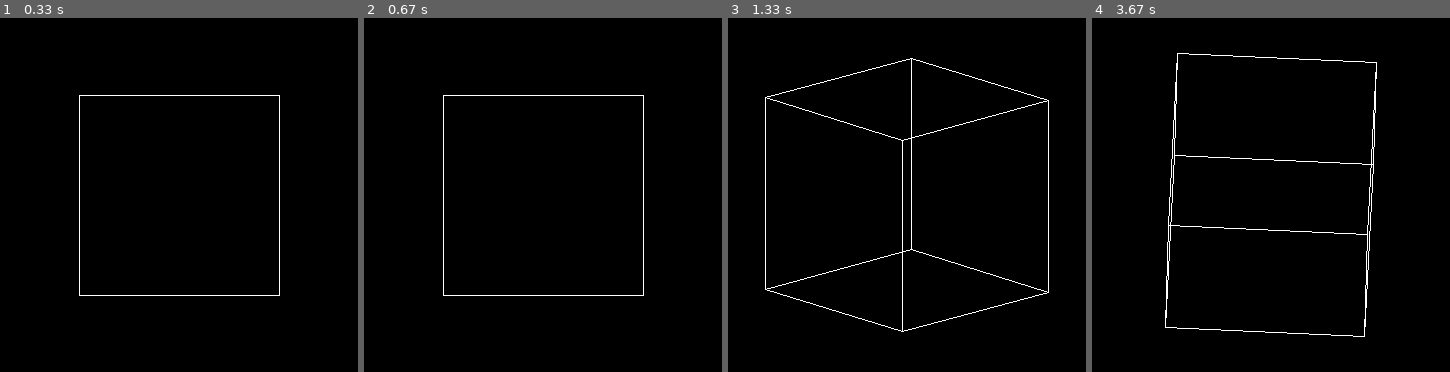
Above: before the commit, frames 1-4 (left to right).
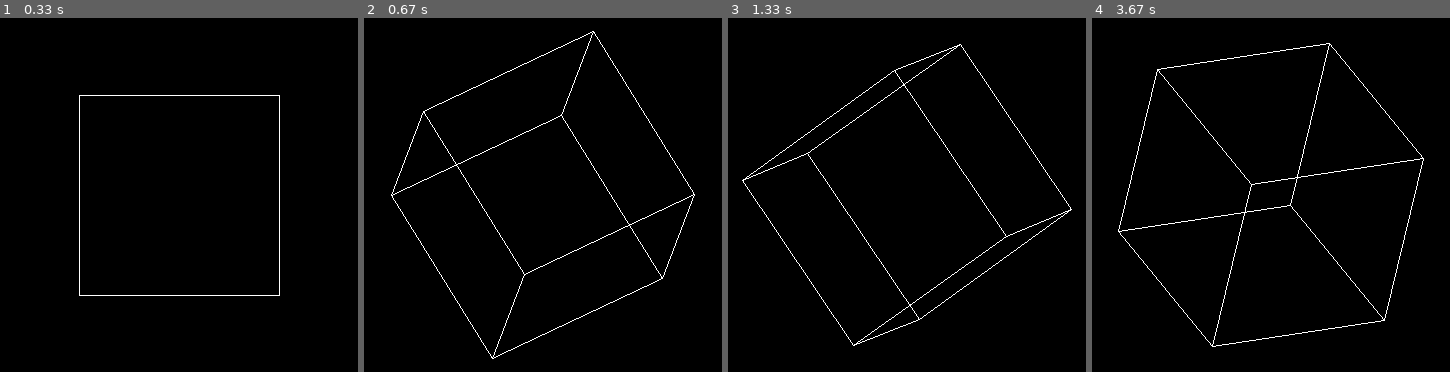
Above: after the commit, the same moments.

Repository: darenliang/pygame3Dtest
Game: pygame game, started from main.py
Two runs of this game, one before a commit and one after it. Both use one fixed random seed, a clock stepped at 60 frames per second and the inputs below.
Inputs (mouse positions are in pixels of both pictures, inside the frame that each line leads up to):
- Up to frame 1 (0.33 s): no input
- Up to frame 2 (0.67 s): press the mouse at (704, 180) at 0.37 s; move the mouse to (625, 205) at 0.47 s; release the mouse at (546, 226) at 0.6 s
- Up to frame 3 (1.33 s): hold Right 0.67-1.13 s; hold Up from 1.17 s (still down)
- Up to frame 4 (3.67 s): release Up at 1.47 s; hold Right 1.5-1.97 s; hold Left 2-2.53 s; hold Down 2.57-2.87 s; hold Left 2.9-3.3 s; hold Up from 3.33 s (still down)

Frame 1 is identical in both runs. In frame 2, 1.9% of the frame differs, in the area x 7-93%, y 3-97%; in frame 3, 2.6%; in frame 4, 2.8%, in the area x 7-93%, y 7-93%.

Commit message:
Support mouse dragging

Diff:
--- a/main.py
+++ b/main.py
@@ -41,18 +41,51 @@
         (config.DISPLAY_LENGTH, config.DISPLAY_LENGTH)
     )
 
+    # Tick clock to limit FPS
     clock = pygame.time.Clock()
 
+    # 3D object to render
     poly = polyhedron.create_cube()
 
+    # State variables
     running = True
+    mouse_dragging = False
+    mouse_x, mouse_y = (0, 0)
+
     while running:
         for event in pygame.event.get():
+
+            # Quit button
             if event.type == pygame.QUIT:
                 running = False
-                break
 
-        # handle key presses
+            # Mouse down
+            elif event.type == pygame.MOUSEBUTTONDOWN and event.button == 1:
+                mouse_dragging = True
+                mouse_x, mouse_y = event.pos
+
+            # Mouse up
+            elif event.type == pygame.MOUSEBUTTONUP and event.button == 1:
+                mouse_dragging = False
+
+            # Mouse dragging
+            elif event.type == pygame.MOUSEMOTION and mouse_dragging:
+                # Get new mouse position
+                new_mouse_x, new_mouse_y = event.pos
+
+                # Calculate mouse position delta
+                delta_x, delta_y = (
+                    new_mouse_x - mouse_x, new_mouse_y - mouse_y
+                )
+
+                # Apply rotation based on mouse position delta
+                vector.apply_rotation(poly, delta_y, (1, 0, 0))
+                vector.apply_rotation(poly, -delta_x, (0, 1, 0))
+
+                # Store new mouse position as old mouse position
+                mouse_x, mouse_y = (new_mouse_x, new_mouse_y)
+
+        # Handle key presses
         keys = pygame.key.get_pressed()
         if keys[pygame.K_LEFT]:
             vector.apply_rotation(poly, 1, (0, 1, 0))
@@ -63,15 +96,15 @@
         if keys[pygame.K_DOWN]:
             vector.apply_rotation(poly, 1, (1, 0, 0))
 
-        # clear screen for redraw
+        # Clear screen for redraw
         screen.fill(config.BACKGROUND_COLOR)
 
-        # draw cube
+        # Draw cube
         draw_polyhedron(screen, config.COLOR, poly)
 
         pygame.display.flip()
 
-        # clock tick
+        # Clock tick
         clock.tick(config.TICK_RATE)
 
     pygame.quit()
Not shown, changed: README.md
